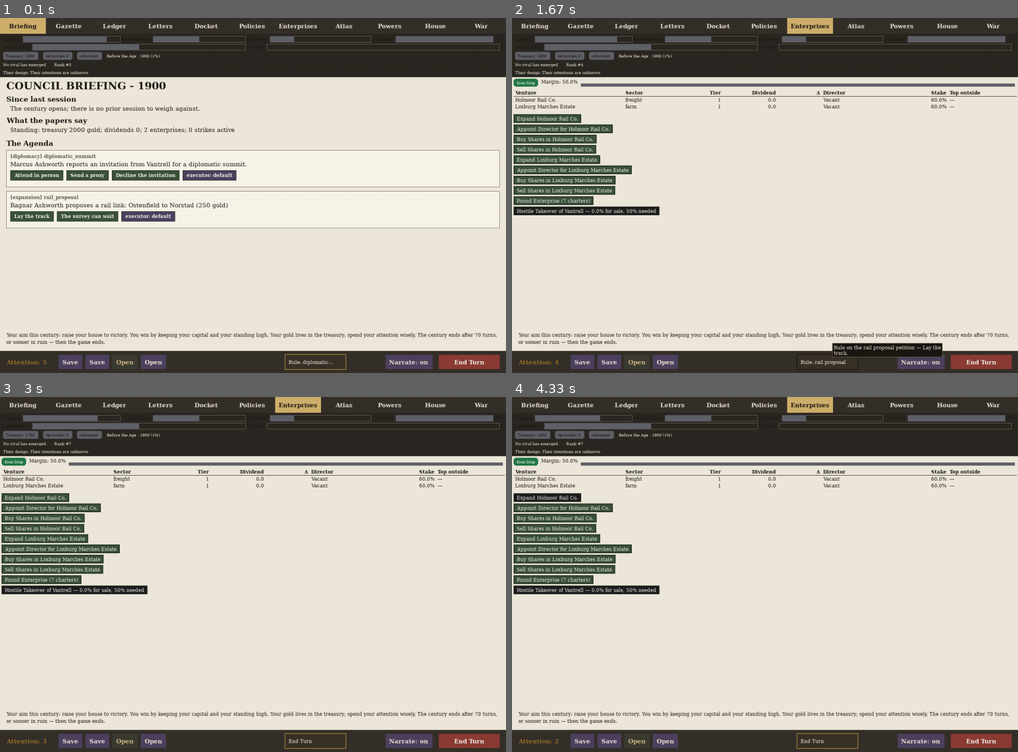
Above: before the commit, frames 1-4 (two rows, left to right).
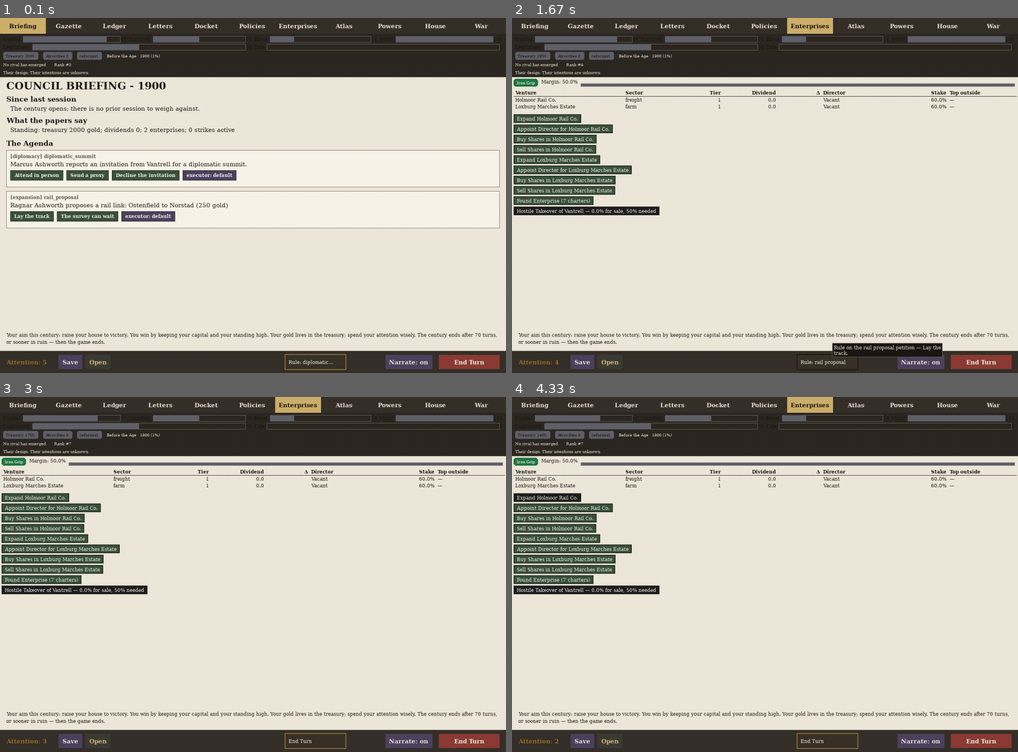
Above: after the commit, the same moments.

Repository: civersen222/Guilded-Age
Game: pygame game, started from gilded/__main__.py
Same seed, same stepped clock (60 frames per second), same inputs: the game is played once before the commit and once after it.
Inputs (mouse positions are in pixels of both pictures, inside the frame that each line leads up to):
- Up to frame 1 (0.1 s): no input
- Up to frame 2 (1.67 s): click "Enterprises" at 0.38 s; click (765, 216) at 0.72 s; click "Enterprises" at 1.05 s; click "Rule: diplomatic…" at 1.38 s
- Up to frame 3 (3 s): click (263, 453) at 1.72 s; click "Rule: rail proposal" at 2.05 s; click (237, 514) at 2.38 s
- Up to frame 4 (4.33 s): click (572, 496) at 3.22 s; click (921, 567) at 3.55 s

The runs differ from the first frame. In frame 1, 0.4% of the frame differs, in the area x 16-33%, y 94-99%; in frame 2, 0.4%; in frame 3, 0.4%; in frame 4, 0.4%.

Commit message:
stage 18: remove duplicate save/open region registration; quickload dispatch returns the restored game

Diff:
--- a/gilded/tests/test_ui_actions.py
+++ b/gilded/tests/test_ui_actions.py
@@ -694,6 +694,13 @@
 
     # Dispatch and assert result type
     result = entry.dispatch(g, h, view, action)
+    if key == "quickload":
+        # quickload is the one dispatch that returns the restored game,
+        # not a list of lines: _apply_action swaps state.game for it.
+        from gilded.chassis import GildedGame
+        assert isinstance(result, GildedGame), \
+            f"dispatch for 'quickload' returned {type(result)}, expected GildedGame"
+        return
     assert isinstance(result, list), f"dispatch for '{key}' returned {type(result)}, expected list"
     assert all(isinstance(line, str) for line in result), \
         f"dispatch for '{key}' returned non-str elements: {[type(l) for l in result]}"
--- a/gilded/ui/broadsheet.py
+++ b/gilded/ui/broadsheet.py
@@ -1226,18 +1226,6 @@
                              DISABLED_FILL if disabled else EXEC_BG, rect)
             surface.blit(blabel, (rect.centerx - blabel.get_width() // 2,
                                   rect.centery - blabel.get_height() // 2))
-            save_x += bwidth + 8
-            self.regions.add(Region(
-                rect=pygame.Rect(save_x, y + 10, bwidth, BOTTOM_H - 20),
-                action={action_key: True},
-                hint=("Write the century down so it can be picked up again."
-                      if action_key == "quicksave"
-                      else "Pick the written-down century up again."),
-                group="chrome"))
-            blabel = font.render(btn_label, True, TAB_TEXT)
-            pygame.draw.rect(surface, EXEC_BG, (save_x, y + 10, bwidth, BOTTOM_H - 20))
-            surface.blit(blabel, (save_x + bwidth // 2 - blabel.get_width() // 2,
-                                  y + (BOTTOM_H - blabel.get_height()) // 2))
             save_x += bwidth + 8
         nlabel = font.render(
             f"Narrate: {'on' if self.narrate_on else 'off'}", True, TAB_TEXT)
